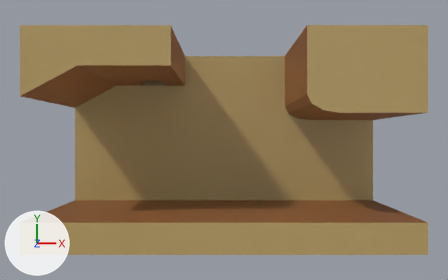
An edit to the Blender file raw/models/row1col1.blend, drawn before and after from the same camera.
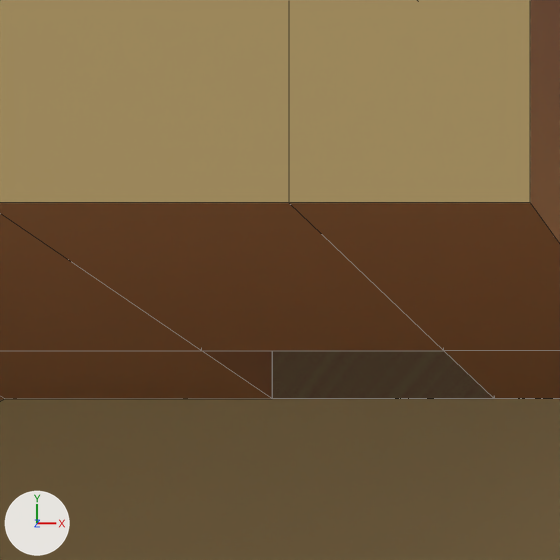
Each version is shown whole from a camera (50 mm lens) standing at (0.0, 0.0, 66.8) and looking at (0.0, 0.0, 8.5), then close up on the part from 26% to 39% of the width and 16% to 36% of the height. Lighting does not change. The marker at lower left points along +X, +Y and +Z. The close-ups show mesh edges as thin lines.
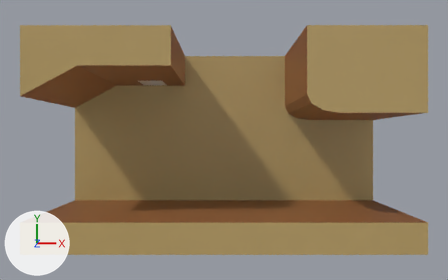
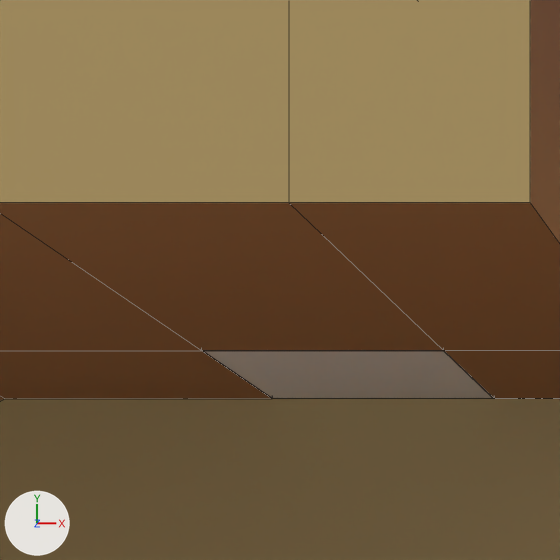
The edits, one by one:
Mesh me_cube_1 is new.
It is a box spanning x -1.36..1.06, y 0.7..1.0, z -1.0..4.54.
Object 'Cave_Entrance' (ob_cave_entrance) is new; it shows me_cube_1.
Its location is (-7.19, 5.15, 1.0).

Location of each change, [x1, y1, x2, y2] in pixels of the close-ups (560 x 560 px):
'Cave_Entrance', added
    after: [204, 351, 493, 398]
